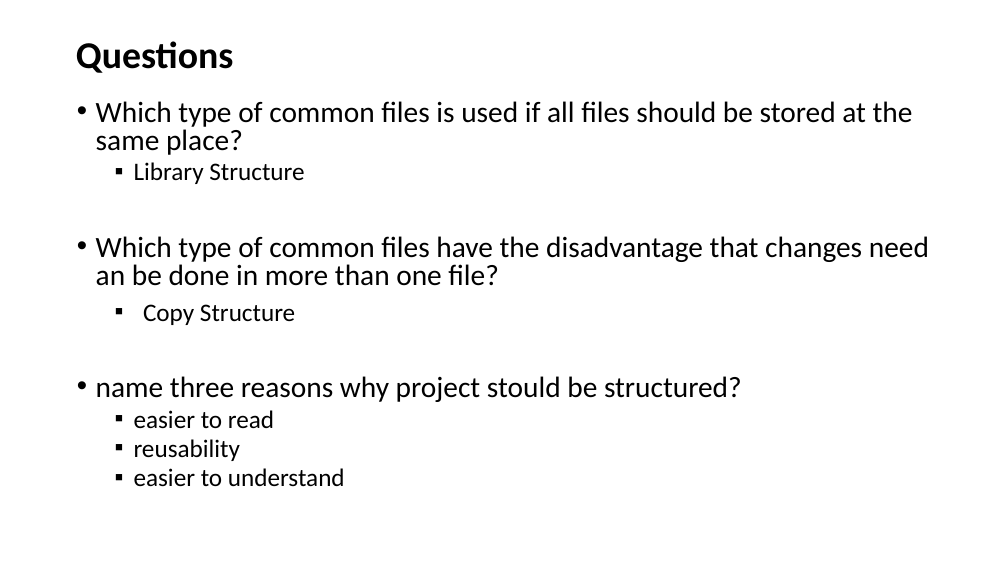
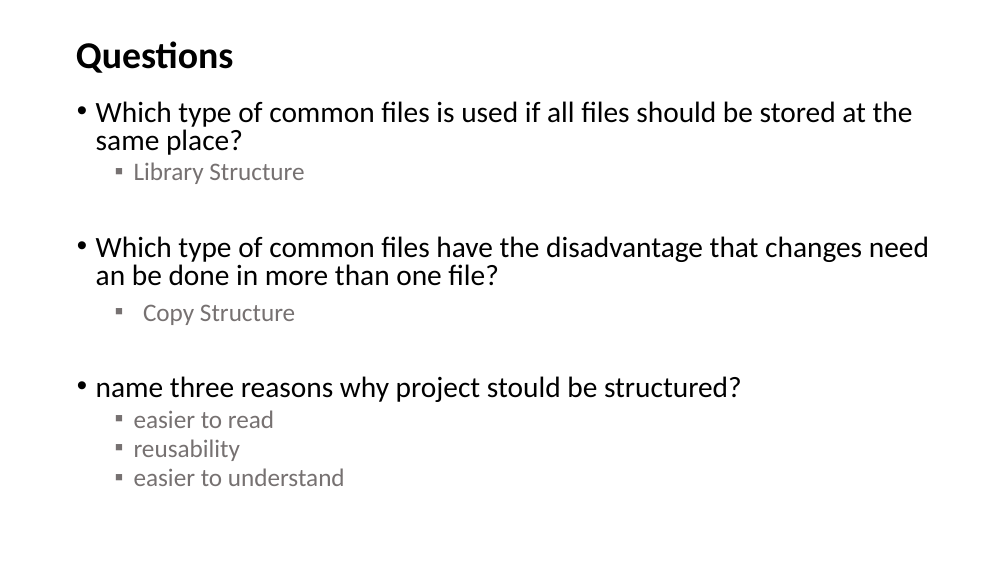
Before and after one commit to eiswasser/Sumobotic, a slide deck: slide 10 of Recap.pptx (slide 8 before the commit). Drawn at 1008x567 pixels with LibreOffice and Linux fonts; fonts in the diff are those of the drawing. Boxes give left, top, right and bottom in pixels: in the first picture for what was removed or moved away, otherwise in the second. Text is boxed around its words. In the diff, an @@ line names an element or a change of style, - is before the commit and + after.

```diff
--- a/Recap.pptx
+++ b/Recap.pptx
@@ text at bbox=[134, 162, 345, 486]: text colour #000000 to #767171 in "Library Structure", "Copy Structure", "easier to read", "reusability" and 1 more places @@
```
Also in this commit, not shown: 4 other slides changed, 2 slides added, 1 slide removed.
